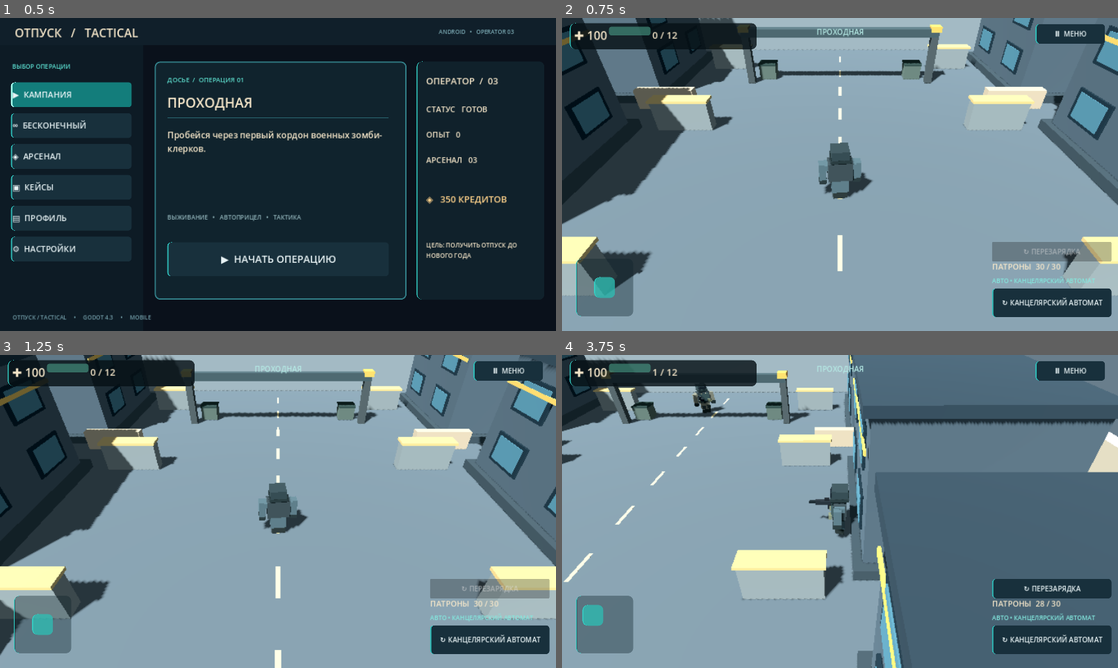
Above: before the commit, frames 1-4 (two rows, left to right).
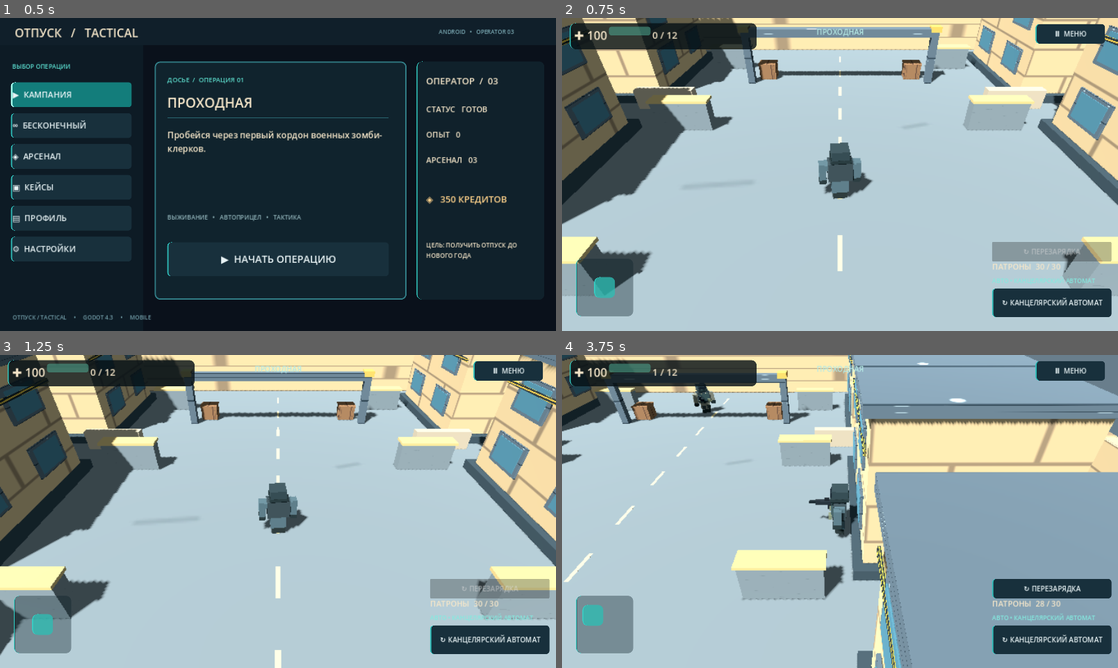
Above: after the commit, the same moments.

Repository: gemini13334-beep/---
Game: Godot game, scene res://scenes/main.tscn
Two runs of this game, one before a commit and one after it. Both use one fixed random seed, a clock stepped at 60 frames per second and the inputs below.
Inputs (mouse positions are in pixels of both pictures, inside the frame that each line leads up to):
- Up to frame 1 (0.5 s): no input
- Up to frame 2 (0.75 s): click "▶ НАЧАТЬ ОПЕРАЦИЮ" at 0.5 s
- Up to frame 3 (1.25 s): no input
- Up to frame 4 (3.75 s): tap Enter at 1.25 s; move the mouse to (962, 495) at 1.27 s; hold D 1.28-2 s; click (962, 495) at 1.42 s; drag from (728, 527) to (812, 574) at 2.02 s; move the mouse to (895, 442) at 2.77 s; hold D 2.78-3.5 s; drag from (812, 574) to (673, 464) at 3.52 s

Frame 1 is identical in both runs. In frame 2, 78% of the frame differs, in the area x 0-100%, y 0-100%; in frame 3, 76%; in frame 4, 83%.

Commit message:
Apply six original SVG surface textures to arena materials in Godot

Diff:
--- a/godot/scripts/main.gd
+++ b/godot/scripts/main.gd
@@ -86,6 +86,24 @@
  var mat := StandardMaterial3D.new()
  mat.albedo_color = color
  mat.roughness = 0.92
+ # Imported original SVG texture set; neutral tint preserves authored colors.
+ var texture_name: String = ""
+ if name.contains("floor") or name.contains("Concrete cover"):
+  texture_name = "concrete_floor"
+ elif name.contains("wall") or name.contains("Industrial block"):
+  texture_name = "sandstone_wall"
+ elif name.contains("Crate") or name.contains("crate"):
+  texture_name = "crate_wood"
+ elif name.contains("Barricade marking") or name.contains("Facade stripe"):
+  texture_name = "hazard_panel"
+ elif name.contains("Roof") or name.contains("Window frame") or name.contains("Checkpoint"):
+  texture_name = "industrial_metal"
+ if texture_name != "":
+  var tex: Texture2D = load("res://assets/textures/" + texture_name + ".svg") as Texture2D
+  if tex != null:
+   mat.albedo_texture = tex
+   mat.albedo_color = Color.WHITE
+
  node.material_override = mat
  node.position = pos
  parent.add_child(node)
